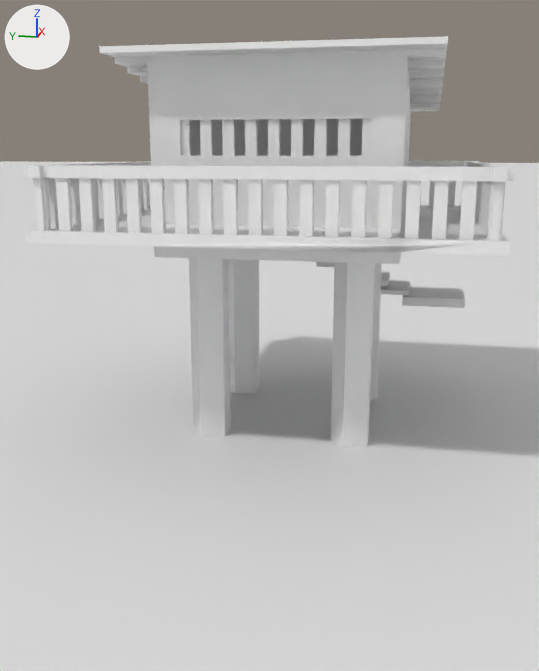
Two versions of the OBJ model data/models/scene.obj, one commit apart.
Camera for both pictures: a camera (50 mm lens) standing at (-37.8, -6.3, 3.7) and looking at (-0.3, 1.2, -5.7). The axes (+X, +Y, +Z) are drawn at upper left. The lights are the same throughout. Where no turn or scale is listed for an object, it has been applied to the vertices. Vertices at the same position are counted once.

In view in the first picture: 'fence', 'fence.001', 'fence.002', 'outer', 'poles', 'roof', 'shelf', 'stair_base', 'water', 'window_bars'.
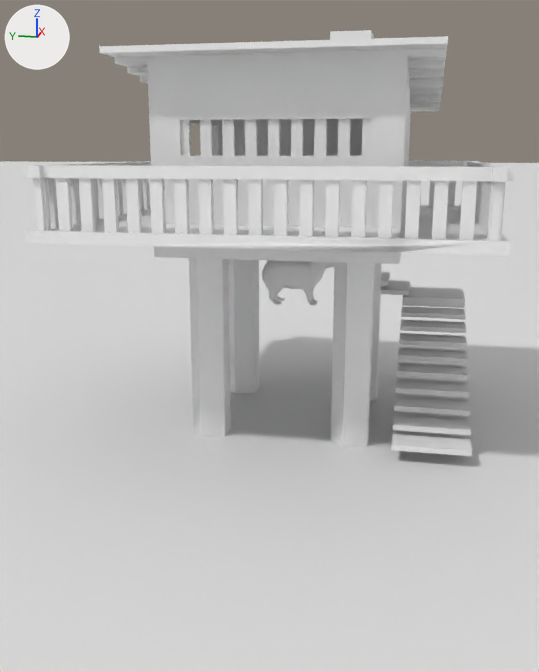
Location of each change, [x1, y1, x2, y2] in pixels of the pictures (539 x 671 px):
```json
{"object": "stairs.001", "change": "added", "after": [391, 307, 472, 456]}
{"object": "player", "change": "reshaped", "after": [262, 260, 334, 305], "on screen": "not visible before"}
{"object": "Cube", "change": "added", "after": [330, 30, 374, 40]}
```

Scene script edits in JSON lines:
```json
{"block": "me_player", "where": "# used by ob_player; location = (0.0, 0.0, 0.0)"}
{"op": "remove", "block": "me_player", "code": "me_player.from_pydata(...)  # 8 vertices, 12 faces; spans x -0.75..0.75, y -0.75..0.75, z 0.0..3.0"}
{"op": "add", "block": "me_player", "code": "me_player.from_pydata(...)  # 2885 vertices, 5766 faces; spans x -0.7..0.69, y -2.32..1.66, z -4.0..-1.16"}
{"block": "me_player", "change": "me_player part 1: 8 vertices removed from x -0.75..0.75, y -0.75..0.75, z 0.0..3.0; 2885 vertices added at x -0.7..0.69, y -2.32..1.66, z -4.0..-1.16"}
{"op": "add", "block": "me_stairs_001", "code": ["me_stairs_001 = bpy.data.meshes.new('stairs.001')", "me_stairs_001.from_pydata(...)  # 72 vertices, 108 faces; spans x -5.85..5.8, y -9.0..-5.5, z -9.38..-5.12"]}
{"op": "add", "block": "me_cube", "code": ["me_cube = bpy.data.meshes.new('Cube')", "me_cube.from_pydata([(1.5, -3.5, 6.43), (1.5, -3.5, 9.42), (1.5, -1.5, 6.42), (1.5, -1.5, 9.42), (3.5, -3.5, 6.43), (3.5, -3.5, 9.42), (3.5, -1.5, 6.42), (3.5, -1.5, 9.42)], [], [(1, 2, 0), (3, 6, 2), (7, 4, 6), (5, 0, 4), (6, 0, 2), (3, 5, 7), (1, 3, 2), (3, 7, 6), (7, 5, 4), (5, 1, 0), (6, 4, 0), (3, 1, 5)])"]}
{"op": "add", "block": "ob_stairs_001", "code": ["ob_stairs_001 = bpy.data.objects.new('stairs.001', me_stairs_001)", "ob_stairs_001.location = (0.0, 0.0, 0.0)"]}
{"op": "add", "block": "ob_cube", "code": ["ob_cube = bpy.data.objects.new('Cube', me_cube)", "ob_cube.location = (0.0, 0.0, 0.0)"]}
```
